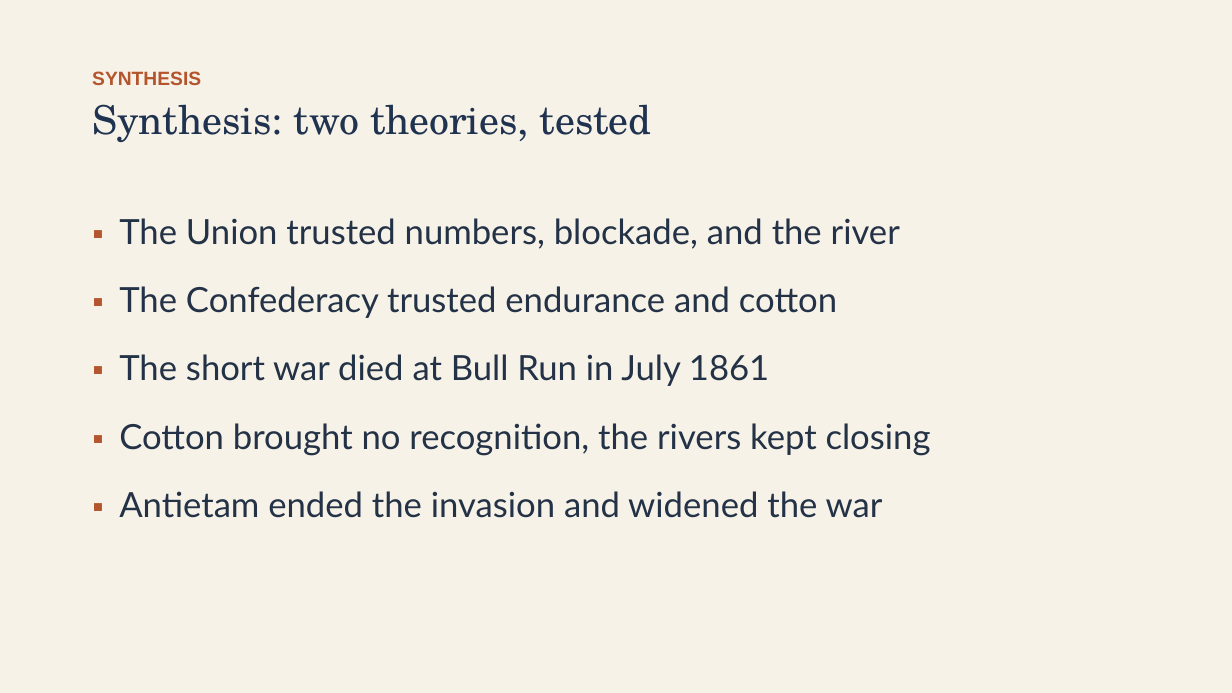
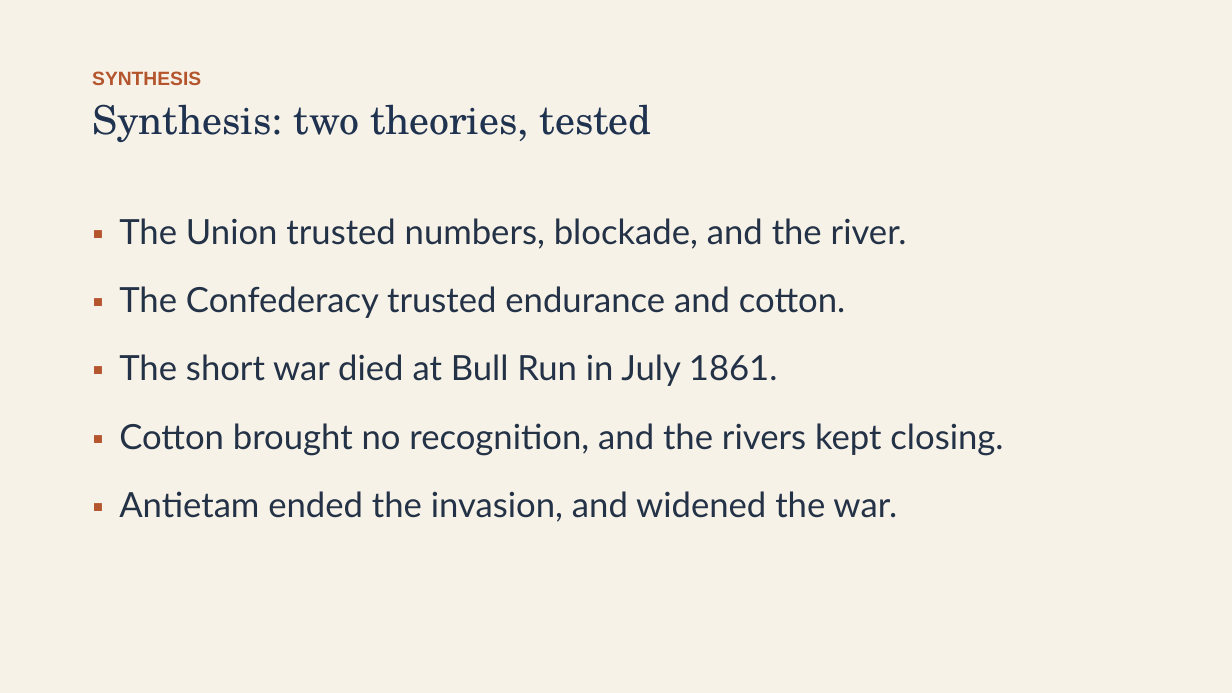
Before and after one commit to ab17gthb/humanities-curriculum-group, a slide deck: slide 28 of sectional-crisis/lesson-06/lesson-06-slides.pptx. Drawn at 1232x693 pixels with LibreOffice and Linux fonts; fonts in the diff are those of the drawing. Boxes give left, top, right and bottom in pixels: in the first picture for what was removed or moved away, otherwise in the second. Text is boxed around its words. In the diff, an @@ line names an element or a change of style, - is before the commit and + after.

```diff
--- a/sectional-crisis/lesson-06/lesson-06-slides.pptx
+++ b/sectional-crisis/lesson-06/lesson-06-slides.pptx
@@ text at [119,218,1003,522]: text changed @@
-▪ The Union trusted numbers, blockade, and the river
-▪ The Confederacy trusted endurance and cotton
-▪ The short war died at Bull Run in July 1861
-▪ Cotton brought no recognition, the rivers kept closing
-▪ Antietam ended the invasion and widened the war
+▪ The Union trusted numbers, blockade, and the river.
+▪ The Confederacy trusted endurance and cotton.
+▪ The short war died at Bull Run in July 1861.
+▪ Cotton brought no recognition, and the rivers kept closing.
+▪ Antietam ended the invasion, and widened the war.
```
Also in this commit, not shown: 12 other slides changed, 6 other files.
